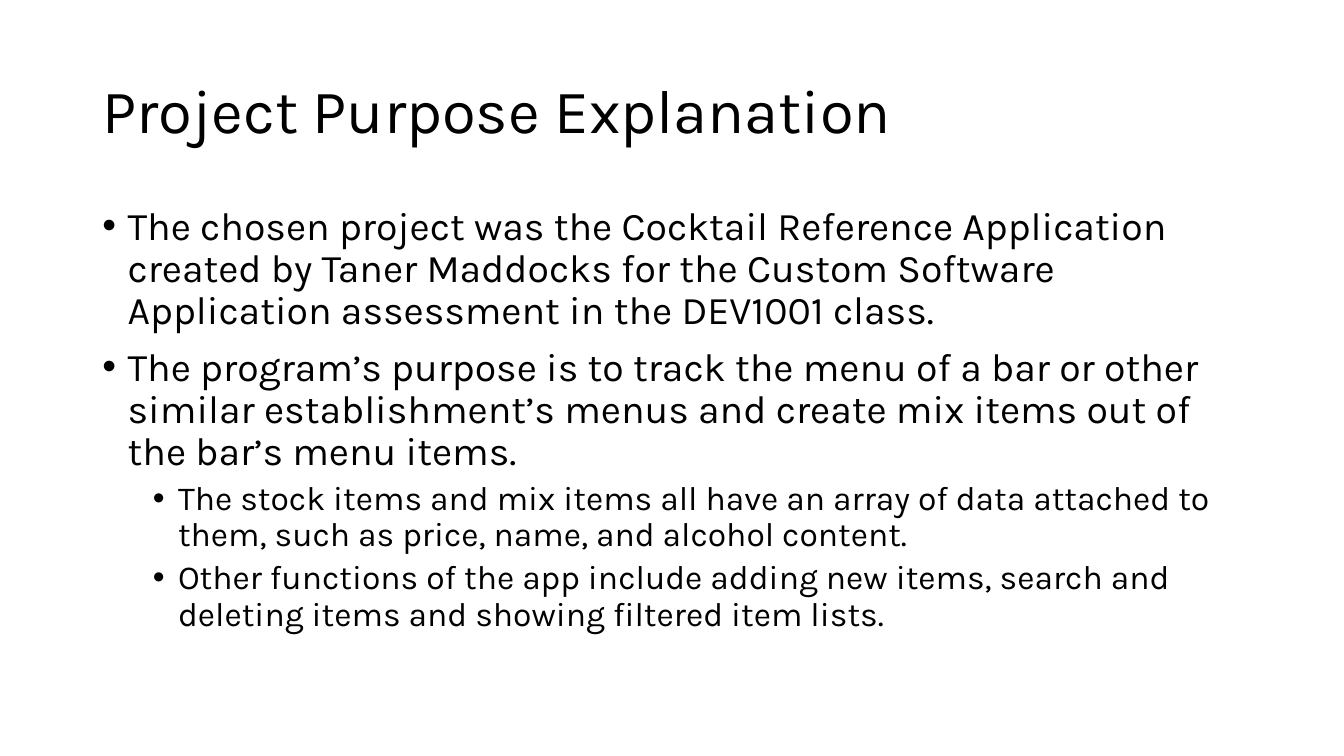
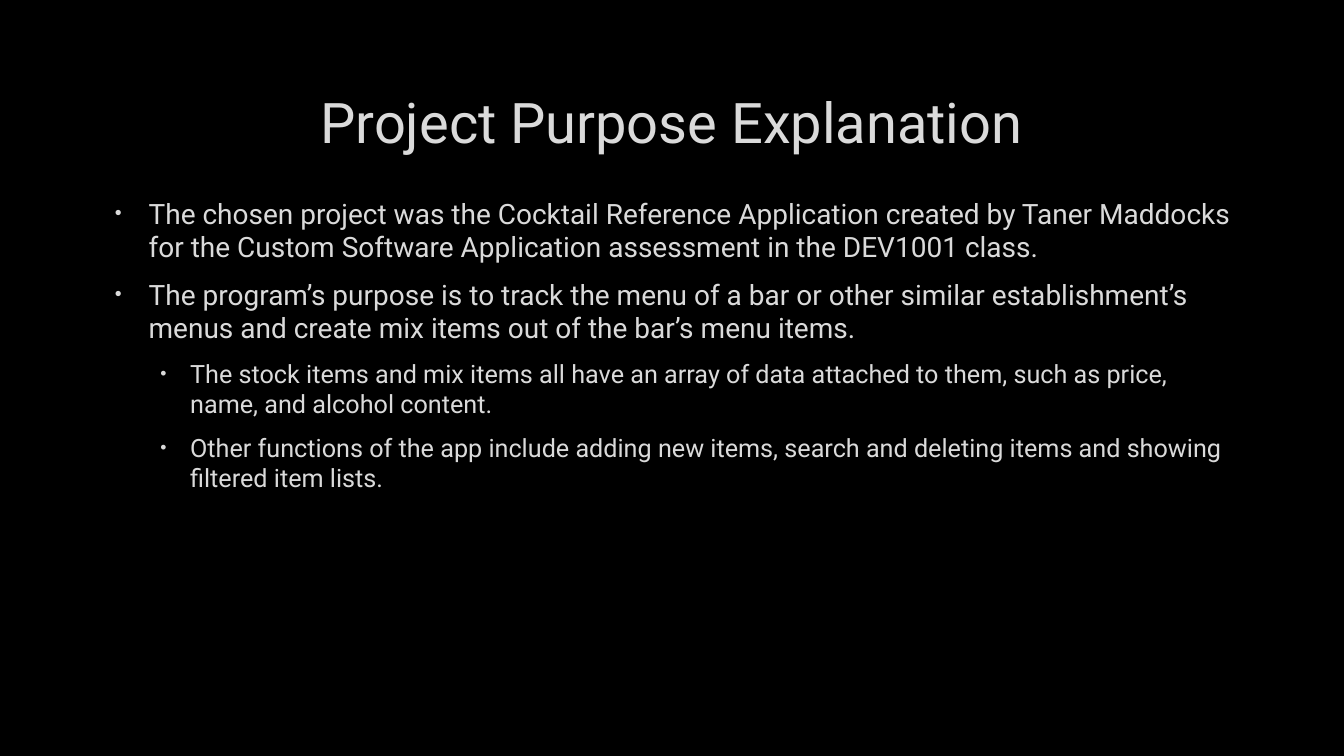
Before and after one commit to tanermaddocks/PDP-JUL2024-TJS, a slide deck: slide 2 of presentation_powerpoint.pptx. Drawn at 1344x756 pixels with LibreOffice and Linux fonts; fonts in the diff are those of the drawing; background and template pictures are left out. Boxes give left, top, right and bottom in pixels: in the first picture for what was removed or moved away, otherwise in the second. Text is boxed around its words. In the diff, an @@ line names an element or a change of style, - is before the commit and + after.

```diff
--- a/presentation_powerpoint.pptx
+++ b/presentation_powerpoint.pptx
@@ background #FFFFFF to picture (left out) @@
@@ title "Project Purpose Explanation": place and size @@
-title "Project Purpose Explanation" at (102,90,890,148)
+title "Project Purpose Explanation" at (320,101,1022,155)
@@ title "Project Purpose Explanation" at (320,101,1022,155): size 44 to 40 pt, font Karla to Roboto, text colour #000000 to #DADADA, letter outline none to #404040 0.75 pt; alignment left to centre; line spacing 0.9 to 1 @@
@@ text "The chosen project was the ...": place and size @@
-text "The chosen project was the ..." at (128,213,1209,635)
+text "The chosen project was the ..." at (149,202,1230,488)
@@ text "The chosen project was the ..." at (149,202,1230,488): size 28 to 20 pt in "The chosen project was the Cocktail Reference ...", "The program’s purpose is to track the ..."; font Karla to Roboto, text colour #000000 to #DADADA, letter outline none to #404040 0.75 pt; size 24 to 18 pt in "The stock items and mix items all ...", "Other functions of the app include adding ..."; indent changed; line spacing 0.9 to 1; more space between paragraphs @@
```
Also in this commit, not shown: 3 other slides changed, 2 slides added, 2 slides removed.
